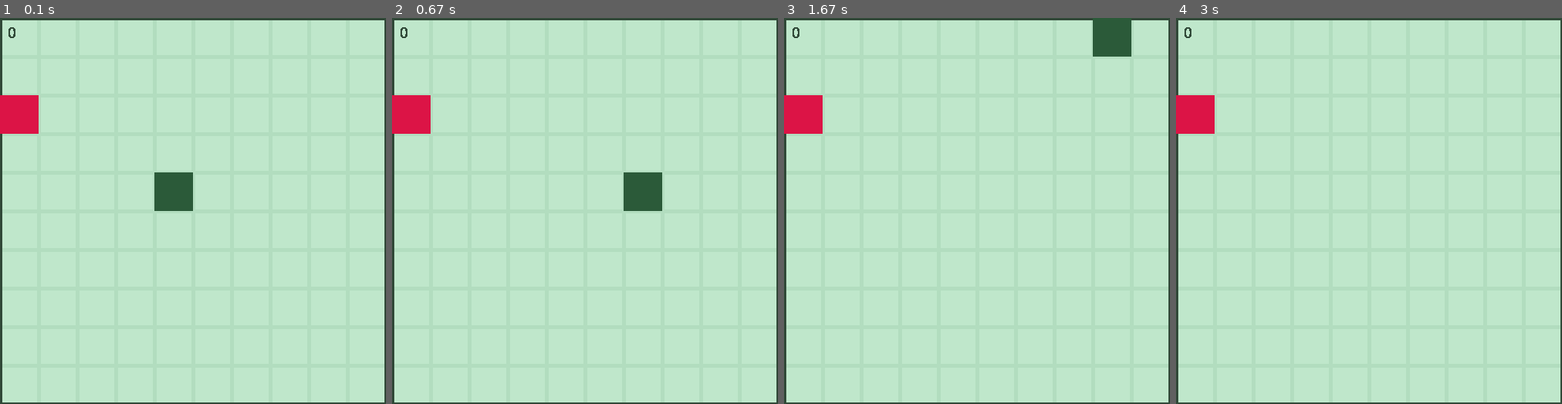
Above: before the commit, frames 1-4 (left to right).
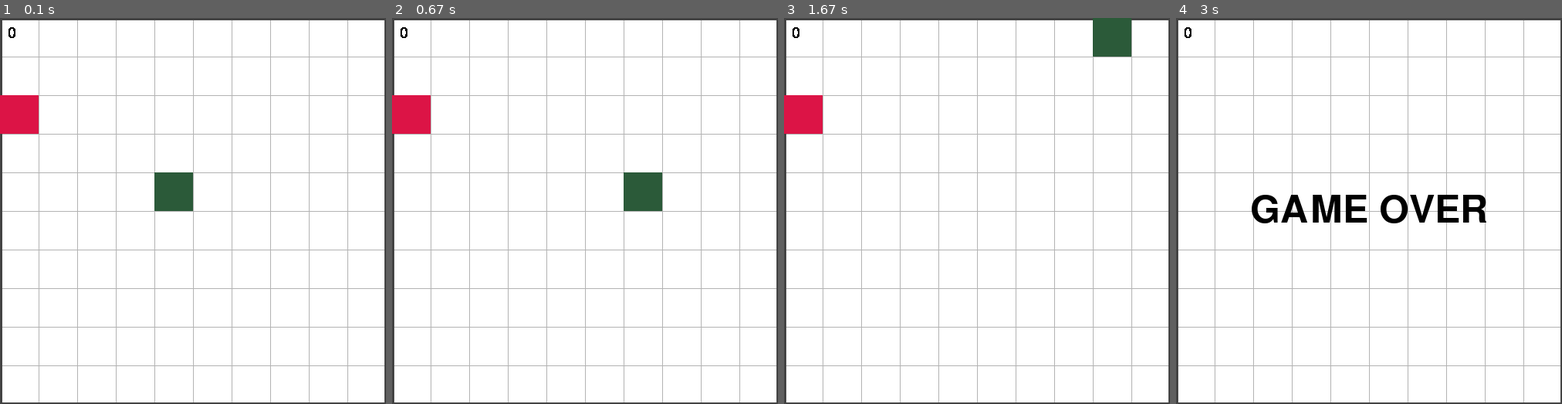
Above: after the commit, the same moments.

Repository: enas-elm/Snake-pygame
Game: pygame game, started from main.py
Same seed, same stepped clock (60 frames per second), same inputs: the game is played once before the commit and once after it.
Inputs:
- Up to frame 1 (0.1 s): no input
- Up to frame 2 (0.67 s): hold D from 0.33 s (still down)
- Up to frame 3 (1.67 s): release D at 0.8 s; hold D 0.83-1.3 s; tap Z at 0.9, 1.4 s; hold S from 1.33 s (still down)
- Up to frame 4 (3 s): release S at 1.7 s

The runs differ from the first frame. In frame 1, 96% of the frame differs, in the area x 0-100%, y 0-100%; in frame 2, 96%; in frame 3, 96%; in frame 4, 98%.

Commit message:
Length snake

Diff:
--- a/AppleClass.py
+++ b/AppleClass.py
@@ -5,7 +5,7 @@
 class Apple:
     def __init__(self, game):
         self.game = game
-        self.color = (220,20,70)
+        self.color = "#DC1446"
         self.size = 50
         self.surface = pygame.Surface((self.size,self.size))
         self.x_food = random.randrange(0, 500, self.size)
@@ -17,7 +17,7 @@
         self.y_food = random.randrange(0, 500,self.size)
 
 
-    def draw_apple(self, screen):
+    def draw_apple(self):
         # self.check_collision()
         self.rect = pygame.rect.Rect((self.x_food, self.y_food, self.size, self.size))
-        pygame.draw.rect(screen, self.color, self.rect)
+        pygame.draw.rect(self.game.screen, self.color, self.rect)
--- a/BoardClass.py
+++ b/BoardClass.py
@@ -12,11 +12,11 @@
     def draw_game(self):
         # Draw grid
         for x in range(0, self.game.window_size, self.tile_size):
-            pygame.draw.line(self.game.screen, '#B2DDBF', (x, 0), (x, self.game.window_size), 5)
+            pygame.draw.line(self.game.screen, '#B3B3B3', (x, 0), (x, self.game.window_size), 1)
         for y in range(0, self.game.window_size, self.tile_size):
-            pygame.draw.line(self.game.screen, '#B2DDBF', (0, y), (self.game.window_size, y), 5)
+            pygame.draw.line(self.game.screen, '#B3B3B3', (0, y), (self.game.window_size, y), 1)
 
-        pygame.draw.line(self.game.screen, '#314938', (0, 0), (self.game.window_size, 0), 5)
-        pygame.draw.line(self.game.screen, '#314938', (self.game.window_size, self.game.window_size), (self.game.window_size, 0), 5)
-        pygame.draw.line(self.game.screen, '#314938', (0, 500), (self.game.window_size, self.game.window_size), 5)
-        pygame.draw.line(self.game.screen, '#314938', (0, 0), (0, self.game.window_size), 5)
+        pygame.draw.line(self.game.screen, '#444444', (0, 0), (self.game.window_size, 0), 5)
+        pygame.draw.line(self.game.screen, '#444444', (self.game.window_size, self.game.window_size), (self.game.window_size, 0), 5)
+        pygame.draw.line(self.game.screen, '#444444', (0, 500), (self.game.window_size, self.game.window_size), 5)
+        pygame.draw.line(self.game.screen, '#444444', (0, 0), (0, self.game.window_size), 5)
--- a/SnakeClass.py
+++ b/SnakeClass.py
@@ -7,6 +7,7 @@
         self.game = game
         self.color = '#2B5A39'
         self.size = 50
+        self.length = 50
         self.surface = pygame.Surface((self.size,self.size))
 
         self.x_snake = 200
@@ -50,27 +51,26 @@
                     self.up = self.left = self.right = False
 
 
-    def draw_snake(self, screen):
+    def draw_snake(self):
         self.move_snake()
-        self.rect = pygame.rect.Rect((self.x_snake, self.y_snake, self.size, self.size))
-        pygame.draw.rect(screen, self.color, self.rect)
+        self.rect = pygame.rect.Rect((self.x_snake, self.y_snake, self.size, self.length))
+        pygame.draw.rect(self.game.screen, self.color, self.rect)
 
-        font = pygame.font.SysFont('freesansbold.ttf', 30)
-        text_surface = font.render(str(self.score), False, '#314938')
-        self.game.screen.blit(text_surface, (10,10))
 
-    def check_out_screen(self, screen):
-        if self.x_snake < 0 or self.x_snake > 500 or self.y_snake < 0 or self.y_snake > 500:
-            print('dead')
+    def check_out_screen(self):
+        if self.x_snake < 0 or self.x_snake >= 500 or self.y_snake < 0 or self.y_snake >= 500:
+            self.game.alive = False
 
-    def check_eat_apple(self, apple):
+
+    def check_eat_apple(self):
         if self.x_snake == self.game.apple.x_food and self.y_snake == self.game.apple.y_food:
             self.game.apple.rand_position_apple()
             self.score = self.score + 1
+            self.length = self.length + 50
             print(self.score)
 
 
 
-    def snake_check(self, screen):
-        self.check_out_screen(screen)
-        self.check_eat_apple(self.game.apple)
+    def snake_check(self):
+        self.check_out_screen()
+        self.check_eat_apple()
--- a/main.py
+++ b/main.py
@@ -18,7 +18,6 @@
         self.caption = pygame.display.set_caption("Snake")
 
         self.screen = pygame.display.set_mode((500,500))
-        # self.screen_color= self.screen.fill('#BFE7CB')
         self.window_size = 500
         self.tile_size = 50
         self.loop = True
@@ -27,11 +26,12 @@
         self.snake = Snake(self)
         self.board = Board(self)
 
+        self.alive = True
 
 
     def game_loop(self):
         while self.loop == True :
-            self.screen_color= self.screen.fill('#BFE7CB')
+            self.screen_color= self.screen.fill('#FFFFFF')
             self.draw()
 
             self.event_check()
@@ -43,8 +43,19 @@
     def draw(self):
         self.board.draw_game()
 
-        self.snake.draw_snake(self.screen)
-        self.apple.draw_apple(self.screen)
+        if self.alive == True :
+            self.apple.draw_apple()
+            self.snake.draw_snake()
+        else :
+            font = pygame.font.Font('freesansbold.ttf', 50)
+            text = font.render('GAME OVER', True, '#000000')
+            textRect = text.get_rect()
+            textRect.center = (self.window_size // 2, self.window_size // 2)
+            self.screen.blit(text, textRect)
+
+        font = pygame.font.SysFont('freesansbold.ttf', 30)
+        text_surface = font.render(str(self.snake.score), False, '#000000')
+        self.screen.blit(text_surface, (10,10))
 
 
     def event_check(self):
@@ -56,7 +67,7 @@
             if event.type == pygame.QUIT:
                 self.loop = False
 
-        self.snake.snake_check(self.screen)
+        self.snake.snake_check()
 
 
 
